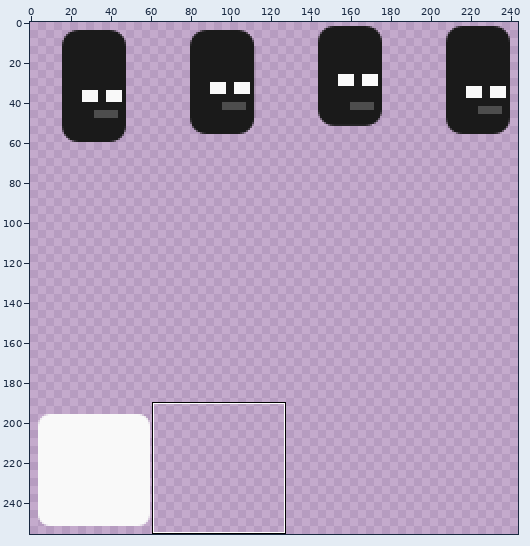
Two states of a sprite sheet, assets/wearisome.png. Above, an overview of the earlier version with the close-up marked.
Close-up. Earlier state:
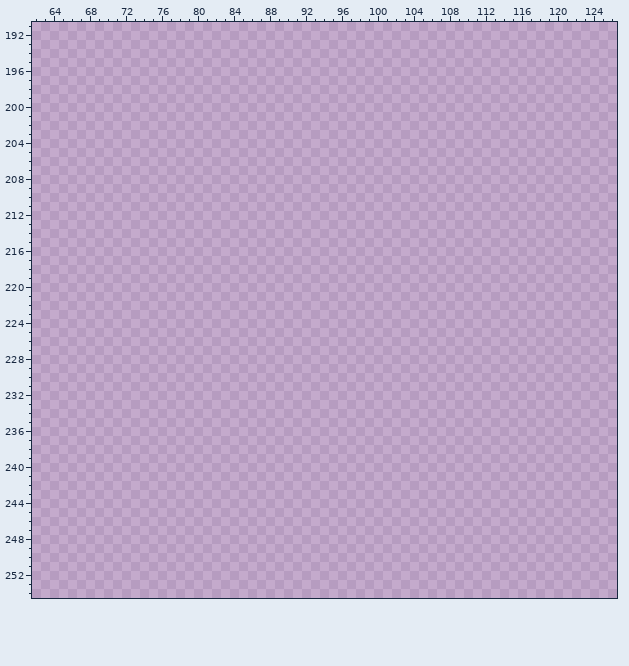
The file is 256x256 pixels. Pixels under 10% opacity are left out. Colours within 5 levels of each other are drawn and written as one. Shown: x 62..126, y 191..254. The wide view leaves out empty margins.
New version:
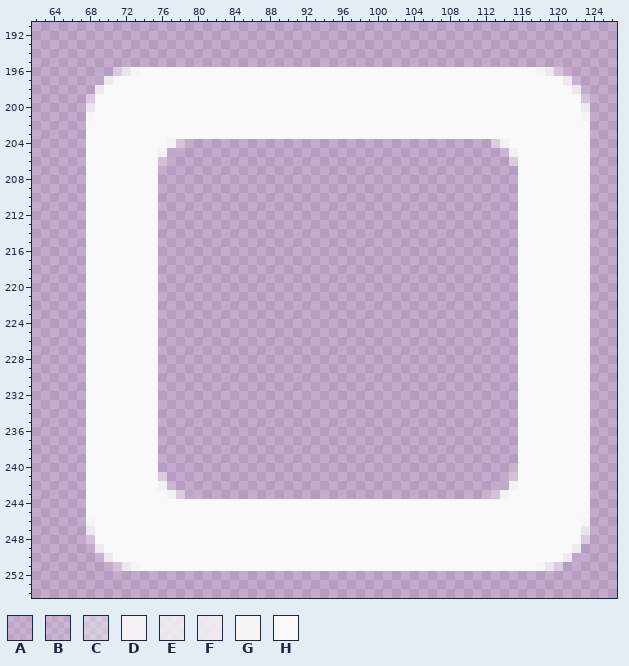
Palette (. is transparent): A #f6f6f61c  B #f8f8f824  C #f8f8f86c  D #f8f8f8eb  E #f9f9f9c7  F #f9f9f9d0  G #f9f9f9f3  H #f9f9f9
Changes in this commit:
Colour A is added in row 197 at x 69 and 122; in row 240 at x 115; in row 243 at x 79 and 112; in row 250 at x 69 and 122.
Colour B is added in row 205 at x 77 and 114; in row 242 at x 77 and 114.
Colour C is added in row 196 at x 71 and 120; in row 199 at x 68 and 123; in row 204 at x 78 and 113; in row 206 at x 76 and 115; in row 241 at x 76 and 115; in row 243 at x 78 and 113.
Colour C is added in row 248 at x 68 and 123; in row 251 at x 71 and 120.
Colour D is added in row 204 at x 77 and 114; in row 205 at x 76 and 115; in row 242 at x 76 and 115; in row 243 at x 77 and 114.
Colour E is added in row 196 at x 72 and 119; in row 200 at x 68 and 123; in row 247 at x 68 and 123; in row 251 at x 72 and 119.
Colour F is added in row 197 at x 70 and 121; in row 198 at x 69 and 122; in row 249 at x 69 and 122; in row 250 at x 70 and 121.
Colour G is added in row 196 at x 73 and 118; in row 201 at x 68 and 123; in row 246 at x 68 and 123; in row 251 at x 73 and 118.
Colour H is added in row 196 at x 74 to 117; in row 197 at x 71 to 120; in row 198 at x 70 to 121; in rows 199 to 201 at x 69 to 122; in rows 202 to 203 at x 68 to 123; in row 204 at x 68 to 76 and 115 to 123.
Colour H is added in rows 205 to 242 at x 68 to 75 and 116 to 123; in row 243 at x 68 to 76 and 115 to 123; in rows 244 to 245 at x 68 to 123; in rows 246 to 248 at x 69 to 122; in row 249 at x 70 to 121; in row 250 at x 71 to 120.
Colour H is added in row 251 at x 74 to 117.
Boxes around the changes in both close-ups, in picture pixels (x1, y1, x2, y2):
added: (86, 67, 590, 571)
